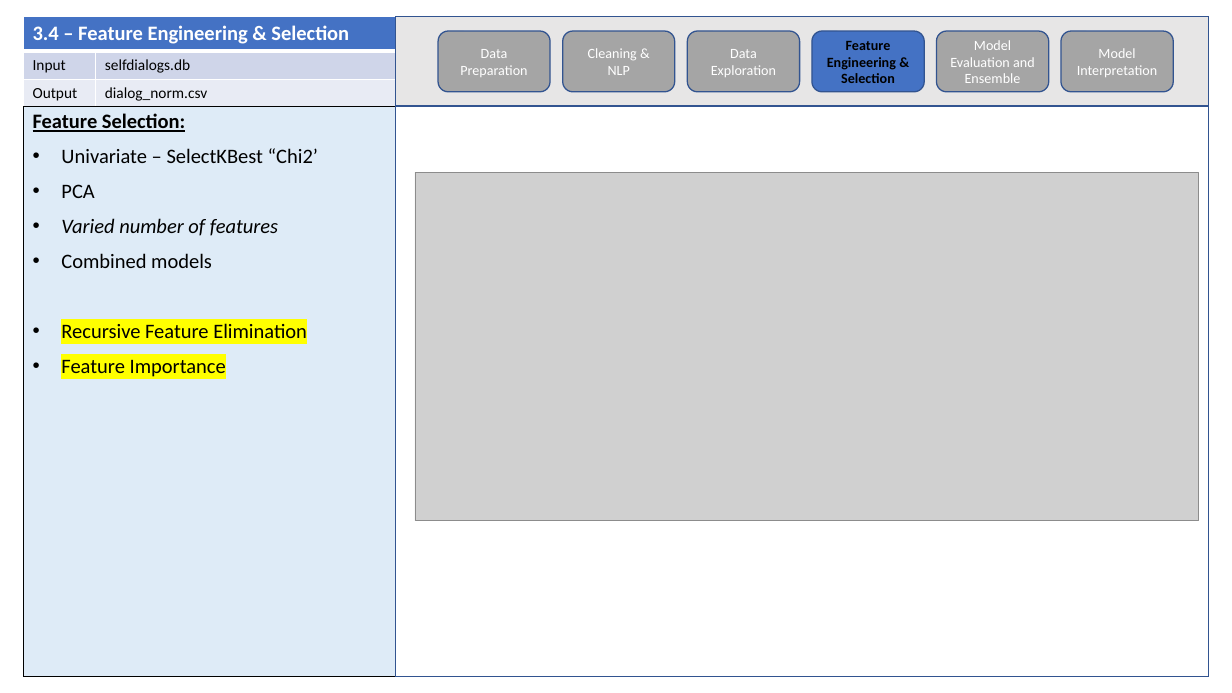
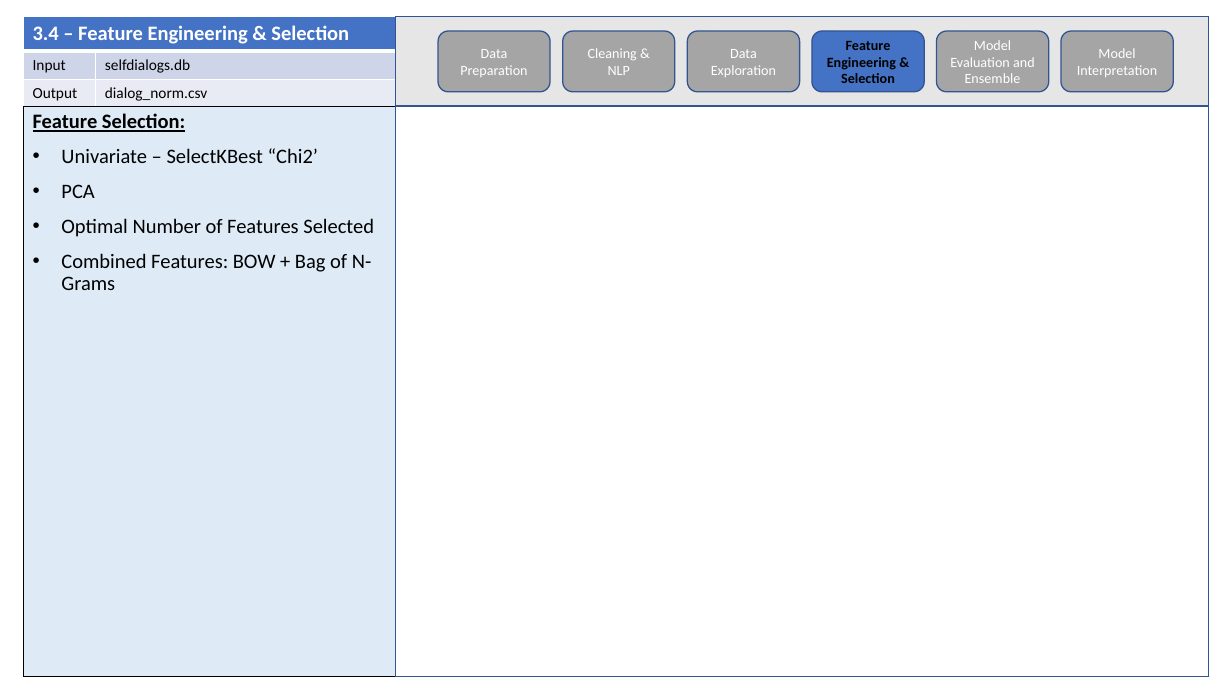
Before and after one commit to CSML1010-3-2020/NLPCourseProject, a slide deck: slide 14 of Final_Project.pptx (slide 13 before the commit). Drawn at 1232x693 pixels with LibreOffice and Linux fonts; fonts in the diff are those of the drawing; grey boxes stand for pictures. Boxes give left, top, right and bottom in pixels: in the first picture for what was removed or moved away, otherwise in the second. Text is boxed around its words. In the diff, an @@ line names an element or a change of style, - is before the commit and + after.

```diff
--- a/Final_Project.pptx
+++ b/Final_Project.pptx
@@ picture removed at bbox=[415, 172, 1199, 520] @@
@@ text at bbox=[61, 218, 374, 290]: text changed @@
-• Varied number of features
-• Combined models
-• Recursive Feature Elimination
-• Feature Importance
+• Optimal Number of Features Selected
+• Combined Features: BOW + Bag of N-Grams
```
Also in this commit, not shown: 8 other slides changed, 7 slides added, 1 slide removed.
